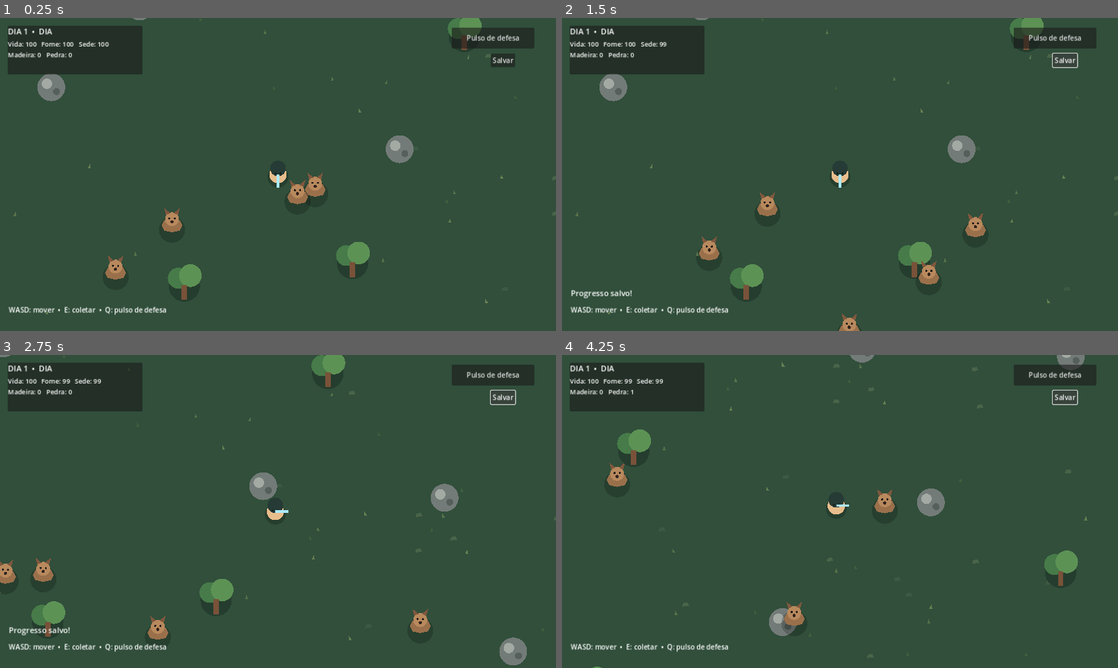
Above: before the commit, frames 1-4 (two rows, left to right).
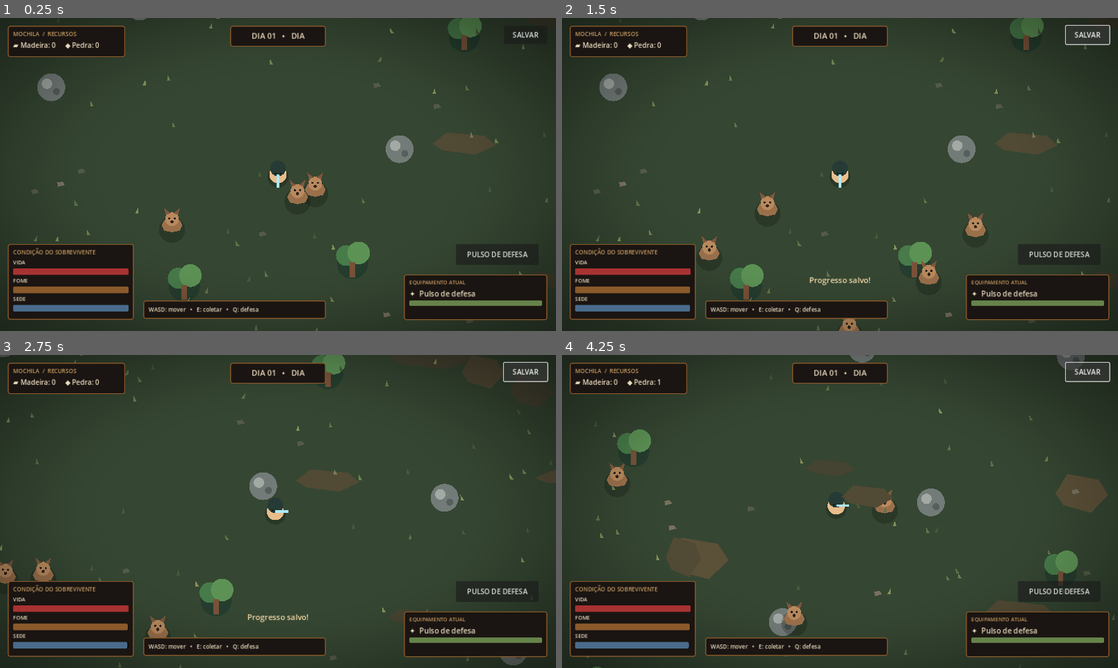
Above: after the commit, the same moments.

Repository: vanessaarcelino13-blip/Jogo-sobreviv-ncia-
Game: Godot game, scene res://scenes/main.tscn
Same seed, same stepped clock (60 frames per second), same inputs: the game is played once before the commit and once after it.
Inputs:
- Up to frame 1 (0.25 s): no input
- Up to frame 2 (1.5 s): click "Pulso de defesa" (after the commit: "PULSO DE DEFESA") at 0.5 s; click "Salvar" (after the commit: "SALVAR") at 1.25 s
- Up to frame 3 (2.75 s): hold D (move_right) from 2.03 s (still down); hold Q (defend) from 2.03 s (still down)
- Up to frame 4 (4.25 s): release D (move_right) at 2.78 s; release Q (defend) at 2.78 s; hold S (move_down) 2.78-3.53 s; tap E (interact) at 2.85 s; hold D (move_right) from 3.53 s (still down); hold Q (defend) from 3.53 s (still down)

The runs differ from the first frame. In frame 1, 24% of the frame differs, in the area x 0-100%, y 0-100%; in frame 2, 24%; in frame 3, 24%; in frame 4, 25%.

Commit message:
Upgrade survival terrain, HUD and vignette

Diff:
--- a/scripts/main.gd
+++ b/scripts/main.gd
@@ -3,14 +3,24 @@
 const PLAYER_SCENE := preload("res://scenes/player.tscn")
 const RESOURCE_SCENE := preload("res://scenes/resource_node.tscn")
 const ANIMAL_SCRIPT := preload("res://scripts/animal.gd")
+
 var player: CharacterBody2D
+var health_bar: ProgressBar
+var hunger_bar: ProgressBar
+var thirst_bar: ProgressBar
 var status_label: Label
+var resource_label: Label
 var message_label: Label
 var time_label: Label
 var day_night_overlay: ColorRect
 var message_timer := 0.0
 
+const PANEL_COLOR := Color("#1a1512")
+const PANEL_BORDER := Color("#8a5a2b")
+const TEXT_COLOR := Color("#ead9bd")
+
 func _ready() -> void:
+    randomize()
     GameManager.reset_new_game()
     _create_world()
     _create_player()
@@ -32,34 +42,47 @@
     if day_night_overlay:
         day_night_overlay.color = Color(0.04, 0.07, 0.16, darkness)
     if time_label:
-        time_label.text = "DIA %d  •  %s" % [GameManager.day, "NOITE" if darkness > 0.12 else "DIA"]
+        time_label.text = "DIA %02d   •   %s" % [GameManager.day, "NOITE" if darkness > 0.12 else "DIA"]
 
 func _create_world() -> void:
     var ground := Polygon2D.new()
     ground.polygon = PackedVector2Array([Vector2(-1800,-1200), Vector2(1800,-1200), Vector2(1800,1200), Vector2(-1800,1200)])
-    ground.color = Color("314f3b")
+    ground.color = Color("#354632")
     add_child(ground)
-    for i in range(120):
+
+    # Camadas de manchas de terra e vegetação criadas no próprio Godot.
+    for i in range(170):
+        var dirt := Polygon2D.new()
+        var w := randf_range(18.0, 55.0)
+        var h := randf_range(9.0, 25.0)
+        dirt.polygon = PackedVector2Array([Vector2(-w,0), Vector2(-w*0.55,-h), Vector2(w*0.65,-h*0.7), Vector2(w,2), Vector2(w*0.35,h), Vector2(-w*0.7,h*0.6)])
+        dirt.position = Vector2(randf_range(-1500,1500), randf_range(-1000,1000))
+        dirt.color = [Color("#514a35"), Color("#454331"), Color("#5b5038")][i % 3]
+        dirt.z_index = 1
+        add_child(dirt)
+
+    for i in range(1500):
+        var grass := Polygon2D.new()
+        var x := randf_range(-3.0, 3.0)
+        grass.polygon = PackedVector2Array([Vector2(-1.8,2.5), Vector2(x,-4.0), Vector2(2.2,2.5)])
+        grass.position = Vector2(randf_range(-1750,1750), randf_range(-1150,1150))
+        grass.color = [Color("#60734a"), Color("#718052"), Color("#465b3b"), Color("#84905a")][i % 4]
+        grass.z_index = 2
+        add_child(grass)
+
+    for i in range(180):
         var pebble := Polygon2D.new()
-        pebble.polygon = PackedVector2Array([Vector2(-2,-1), Vector2(3,-2), Vector2(5,2), Vector2(-3,3)])
-        pebble.position = Vector2(randf_range(-1100, 1100), randf_range(-850, 850))
-        pebble.color = Color("496449") if i % 2 == 0 else Color("3c5a43")
+        pebble.polygon = PackedVector2Array([Vector2(-3,-1), Vector2(3,-2), Vector2(6,2), Vector2(-2,4)])
+        pebble.position = Vector2(randf_range(-1650,1650), randf_range(-1050,1050))
+        pebble.color = Color("#77715e") if i % 2 == 0 else Color("#555b48")
+        pebble.z_index = 3
         add_child(pebble)
-    for i in range(360):
-        var grass := Polygon2D.new()
-        var x := randf_range(-2.0, 2.0)
-        grass.polygon = PackedVector2Array([Vector2(-1.5, 2.0), Vector2(x, -3.0), Vector2(2.0, 2.0)])
-        grass.position = Vector2(randf_range(-1150, 1150), randf_range(-900, 900))
-        grass.color = [Color("58734a"), Color("668052"), Color("405f3d")][i % 3]
-        grass.z_index = 1
-        add_child(grass)
 
 func _create_player() -> void:
     player = PLAYER_SCENE.instantiate()
     add_child(player)
 
 func _spawn_resources() -> void:
-    randomize()
     for i in range(22):
         var tree = RESOURCE_SCENE.instantiate()
         tree.resource_type = "wood"
@@ -80,45 +103,142 @@
         animal.position = Vector2(randf_range(-800, 800), randf_range(-600, 600))
         add_child(animal)
 
+func _make_panel(parent: Node, position: Vector2, size: Vector2) -> PanelContainer:
+    var panel := PanelContainer.new()
+    panel.position = position
+    panel.custom_minimum_size = size
+    var style := StyleBoxFlat.new()
+    style.bg_color = PANEL_COLOR
+    style.border_color = PANEL_BORDER
+    style.set_border_width_all(2)
+    style.set_corner_radius_all(5)
+    style.content_margin_left = 12
+    style.content_margin_right = 12
+    style.content_margin_top = 9
+    style.content_margin_bottom = 9
+    panel.add_theme_stylebox_override("panel", style)
+    parent.add_child(panel)
+    return panel
+
+func _make_label(text_value: String, font_size: int, color: Color = TEXT_COLOR) -> Label:
+    var label := Label.new()
+    label.text = text_value
+    label.add_theme_font_size_override("font_size", font_size)
+    label.add_theme_color_override("font_color", color)
+    return label
+
+func _make_bar(fill_color: Color) -> ProgressBar:
+    var bar := ProgressBar.new()
+    bar.custom_minimum_size = Vector2(240, 15)
+    bar.show_percentage = false
+    bar.min_value = 0
+    bar.max_value = 100
+    var bg := StyleBoxFlat.new()
+    bg.bg_color = Color("#2b241d")
+    bg.border_color = Color("#080706")
+    bg.set_border_width_all(2)
+    bg.set_corner_radius_all(4)
+    var fill := StyleBoxFlat.new()
+    fill.bg_color = fill_color
+    fill.set_corner_radius_all(3)
+    bar.add_theme_stylebox_override("background", bg)
+    bar.add_theme_stylebox_override("fill", fill)
+    return bar
+
 func _create_hud() -> void:
     var hud := CanvasLayer.new()
+    hud.layer = 10
     add_child(hud)
+
+    # Vinheta suave nas bordas da tela.
+    var vignette := ColorRect.new()
+    vignette.set_anchors_and_offsets_preset(Control.PRESET_FULL_RECT)
+    vignette.mouse_filter = Control.MOUSE_FILTER_IGNORE
+    vignette.color = Color.WHITE
+    var vignette_shader := Shader.new()
+    vignette_shader.code = """
+shader_type canvas_item;
+uniform vec4 cor_borda : source_color = vec4(0.0, 0.0, 0.0, 0.48);
+void fragment() {
+    vec2 uv = UV - vec2(0.5);
+    float dist = length(uv);
+    float alpha = smoothstep(0.30, 0.78, dist) * cor_borda.a;
+    COLOR = vec4(cor_borda.rgb, alpha);
+}
+"""
+    var vignette_material := ShaderMaterial.new()
+    vignette_material.shader = vignette_shader
+    vignette.material = vignette_material
+    hud.add_child(vignette)
+
+    # Escurecimento dinâmico de noite.
     day_night_overlay = ColorRect.new()
+    day_night_overlay.set_anchors_and_offsets_preset(Control.PRESET_FULL_RECT)
+    day_night_overlay.mouse_filter = Control.MOUSE_FILTER_IGNORE
     day_night_overlay.color = Color(0.04, 0.07, 0.16, 0.0)
-    day_night_overlay.mouse_filter = Control.MOUSE_FILTER_IGNORE
-    day_night_overlay.set_anchors_and_offsets_preset(Control.PRESET_FULL_RECT)
-    day_night_overlay.z_index = -1
     hud.add_child(day_night_overlay)
-    var panel := PanelContainer.new()
-    panel.position = Vector2(18, 18)
-    panel.custom_minimum_size = Vector2(310, 112)
-    hud.add_child(panel)
-    var layout := VBoxContainer.new()
-    panel.add_child(layout)
-    time_label = Label.new()
-    time_label.add_theme_font_size_override("font_size", 18)
-    layout.add_child(time_label)
-    status_label = Label.new()
-    status_label.add_theme_font_size_override("font_size", 15)
-    layout.add_child(status_label)
-    var help := Label.new()
-    help.text = "WASD: mover  •  E: coletar  •  Q: pulso de defesa"
-    help.position = Vector2(20, 660)
-    help.add_theme_font_size_override("font_size", 16)
-    hud.add_child(help)
-    message_label = Label.new()
-    message_label.position = Vector2(20, 620)
-    message_label.add_theme_font_size_override("font_size", 18)
+
+    var resources_panel := _make_panel(hud, Vector2(18,18), Vector2(270,72))
+    var resources_box := VBoxContainer.new()
+    resources_box.add_child(_make_label("MOCHILA  /  RECURSOS", 13, Color("#c69a61")))
+    resource_label = _make_label("▰ Madeira: 0     ◆ Pedra: 0", 16)
+    resources_box.add_child(resource_label)
+    resources_panel.add_child(resources_box)
+
+    var phase_panel := _make_panel(hud, Vector2(530,18), Vector2(220,48))
+    time_label = _make_label("DIA 01  •  DIA", 18)
+    time_label.horizontal_alignment = HORIZONTAL_ALIGNMENT_CENTER
+    phase_panel.add_child(time_label)
+
+    var survival_panel := _make_panel(hud, Vector2(18,520), Vector2(290,174))
+    var survival_box := VBoxContainer.new()
+    survival_box.add_child(_make_label("CONDIÇÃO DO SOBREVIVENTE", 13, Color("#c69a61")))
+    survival_box.add_child(_make_label("VIDA", 12))
+    health_bar = _make_bar(Color("#a83232"))
+    survival_box.add_child(health_bar)
+    survival_box.add_child(_make_label("FOME", 12))
+    hunger_bar = _make_bar(Color("#8a5a2b"))
+    survival_box.add_child(hunger_bar)
+    survival_box.add_child(_make_label("SEDE", 12))
+    thirst_bar = _make_bar(Color("#4a6b8c"))
+    survival_box.add_child(thirst_bar)
+    survival_panel.add_child(survival_box)
+
+    var equipment_panel := _make_panel(hud, Vector2(930,590), Vector2(330,105))
+    var equipment_box := VBoxContainer.new()
+    equipment_box.add_child(_make_label("EQUIPAMENTO ATUAL", 12, Color("#c69a61")))
+    equipment_box.add_child(_make_label("✦  Pulso de defesa", 17))
+    var durability := ProgressBar.new()
+    durability.custom_minimum_size = Vector2(285, 12)
+    durability.show_percentage = false
+    durability.value = 100
+    var durability_fill := StyleBoxFlat.new()
+    durability_fill.bg_color = Color("#66834a")
+    durability_fill.set_corner_radius_all(3)
+    durability.add_theme_stylebox_override("fill", durability_fill)
+    equipment_box.add_child(durability)
+    equipment_panel.add_child(equipment_box)
+
+    var help_panel := _make_panel(hud, Vector2(330,650), Vector2(420,42))
+    help_panel.add_child(_make_label("WASD: mover   •   E: coletar   •   Q: defesa", 13))
+
+    message_label = _make_label("", 18, Color("#f2d8a8"))
+    message_label.position = Vector2(390,590)
+    message_label.size = Vector2(500,36)
+    message_label.horizontal_alignment = HORIZONTAL_ALIGNMENT_CENTER
     hud.add_child(message_label)
+
     var pulse_button := Button.new()
-    pulse_button.text = "Pulso de defesa"
-    pulse_button.position = Vector2(1040, 22)
-    pulse_button.custom_minimum_size = Vector2(190, 48)
+    pulse_button.text = "PULSO DE DEFESA"
+    pulse_button.position = Vector2(1050,520)
+    pulse_button.custom_minimum_size = Vector2(190,48)
     pulse_button.pressed.connect(_use_player_pulse)
     hud.add_child(pulse_button)
+
     var save_button := Button.new()
-    save_button.text = "Salvar"
-    save_button.position = Vector2(1130, 82)
+    save_button.text = "SALVAR"
+    save_button.position = Vector2(1160,18)
+    save_button.custom_minimum_size = Vector2(100,42)
     save_button.pressed.connect(_save_game)
     hud.add_child(save_button)
 
@@ -128,13 +248,18 @@
         _show_message("Pulso ativado: os animais se afastaram!")
 
 func _refresh_hud() -> void:
-    if status_label:
-        status_label.text = "Vida: %d   Fome: %d   Sede: %d\nMadeira: %d   Pedra: %d" % [roundi(GameManager.health), roundi(GameManager.hunger), roundi(GameManager.thirst), GameManager.wood, GameManager.stone]
+    if health_bar:
+        health_bar.value = GameManager.health
+        hunger_bar.value = GameManager.hunger
+        thirst_bar.value = GameManager.thirst
+    if resource_label:
+        resource_label.text = "▰ Madeira: %d     ◆ Pedra: %d" % [GameManager.wood, GameManager.stone]
 
 func _save_game() -> void:
     GameManager.save_game()
     _show_message("Progresso salvo!")
 
-func _show_message(text: String) -> void:
-    message_label.text = text
-    message_timer = 2.5
+func _show_message(text_value: String) -> void:
+    if message_label:
+        message_label.text = text_value
+        message_timer = 2.5
